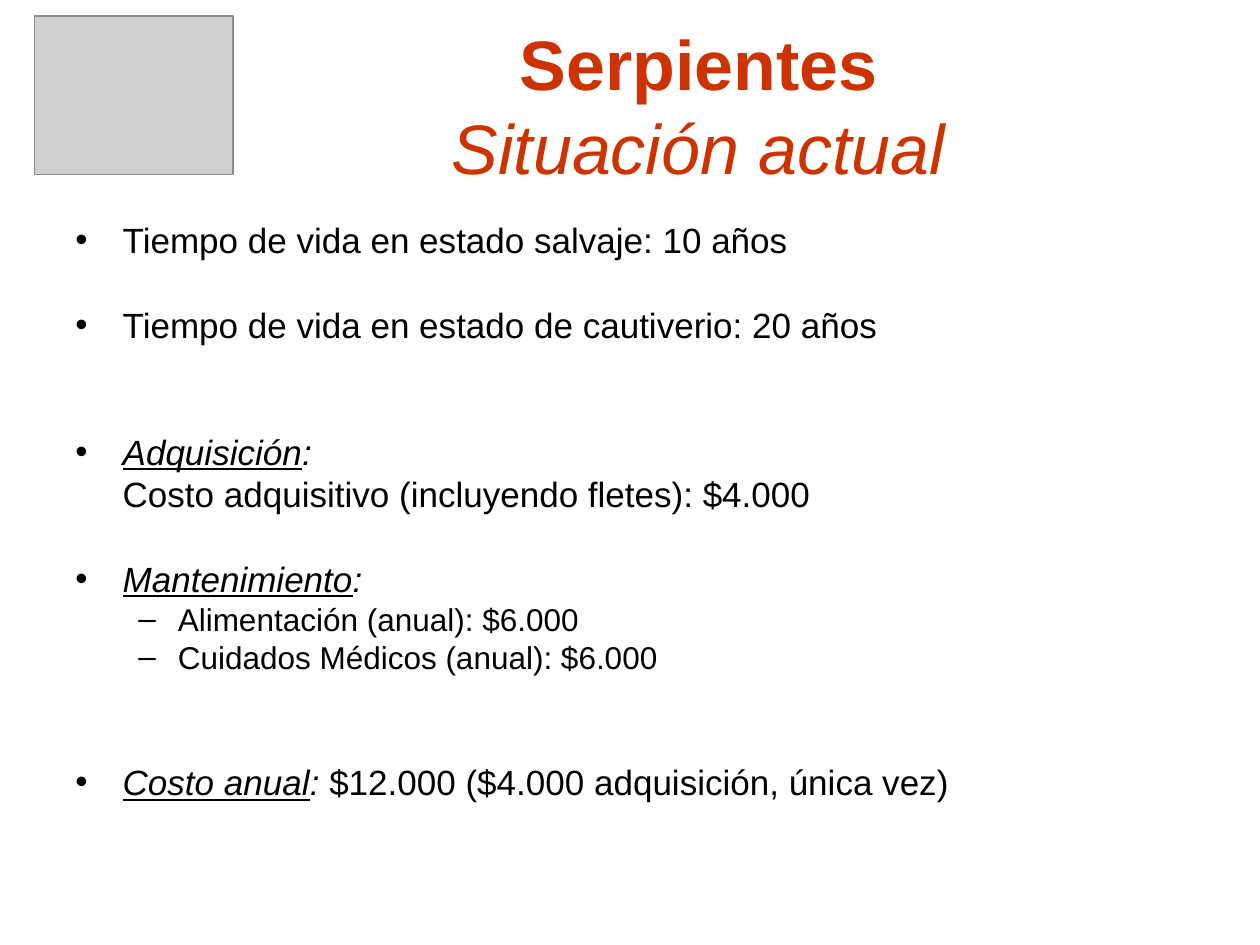
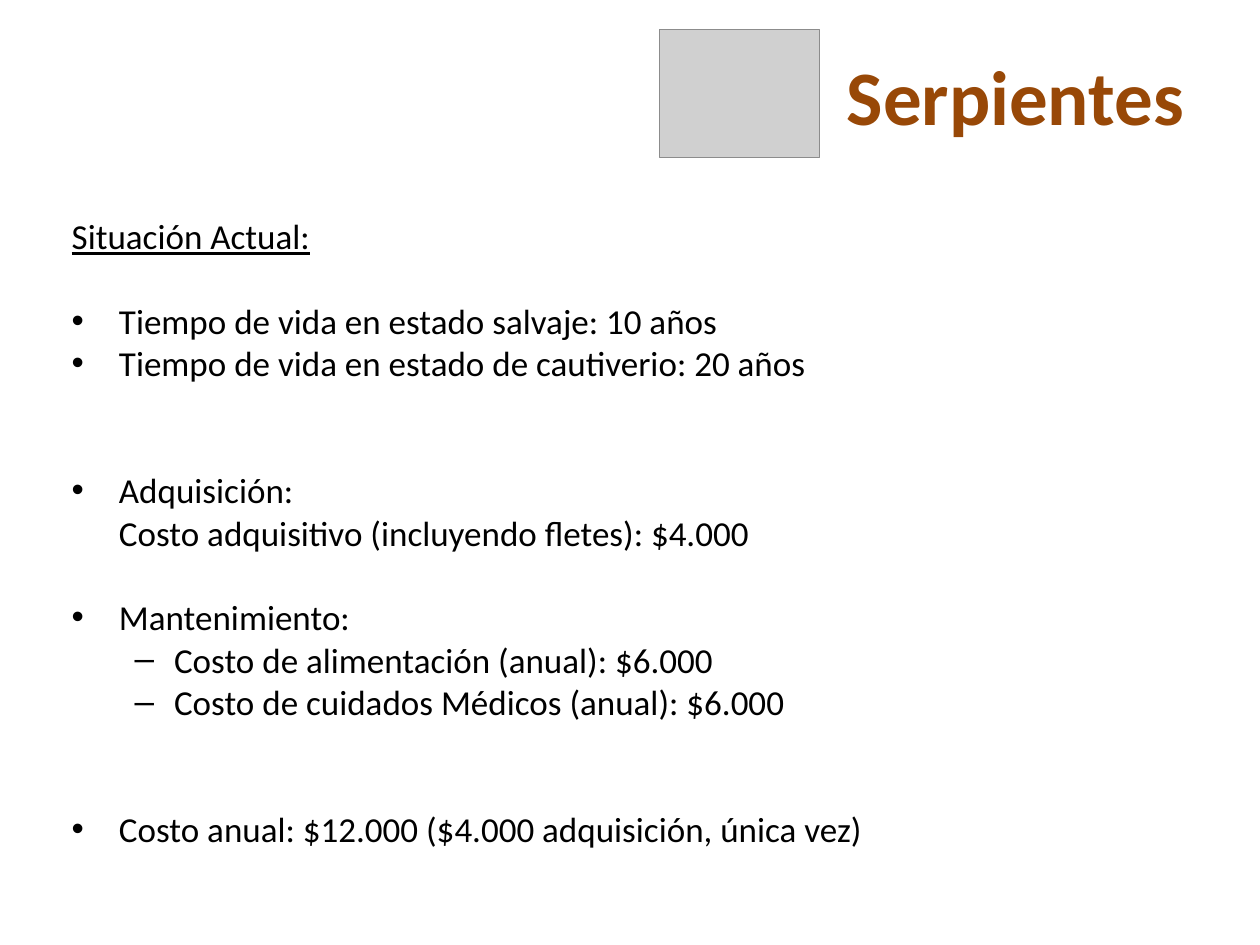
Before and after one commit to skiel85/taller-desarrollo-proyectos-i, a slide deck: slide 15 of Presentaciones/Demo Gerencial.ppt (slide 8 before the commit). Drawn at 1260x945 pixels with LibreOffice and Linux fonts; fonts in the diff are those of the drawing; grey boxes stand for pictures; background and template pictures are left out. Boxes give left, top, right and bottom in pixels: in the first picture for what was removed or moved away, otherwise in the second. Text is boxed around its words. In the diff, an @@ line names an element or a change of style, - is before the commit and + after.

```diff
--- a/Presentaciones/Demo Gerencial.ppt
+++ b/Presentaciones/Demo Gerencial.ppt
@@ picture: place and size @@
-picture at <box>34,16,233,175</box>
+picture at <box>659,29,819,158</box>
@@ title at <box>847,71,1184,137</box>: text changed; size 40 to 44 pt; font Arial to Calibri; text colour #CC3300 to #984807; bold on; italic off @@
-Serpientes Situación actual
+Serpientes
@@ text at <box>72,224,309,255</box>: paragraph added @@
+Situación Actual:
@@ text at <box>119,309,861,848</box>: font Arial to Calibri in "Tiempo de vida en estado salvaje: 10 ...", "Tiempo de vida en estado de cautiverio: ...", "Adquisición:", "Costo adquisitivo (incluyendo fletes): $4.000" and 2 more places; italic off, underline off in "Adquisición:", "Mantenimiento:", "Costo anual:" @@
@@ text at <box>174,647,784,720</box>: text changed; size 18 to 20 pt; font Arial to Calibri @@
-  – Alimentación (anual): $6.000
-  – Cuidados Médicos (anual): $6.000
+  – Costo de alimentación (anual): $6.000
+  – Costo de cuidados Médicos (anual): $6.000
```
Also in this commit, not shown: 13 other slides changed, 10 slides added, 4 slides removed.
